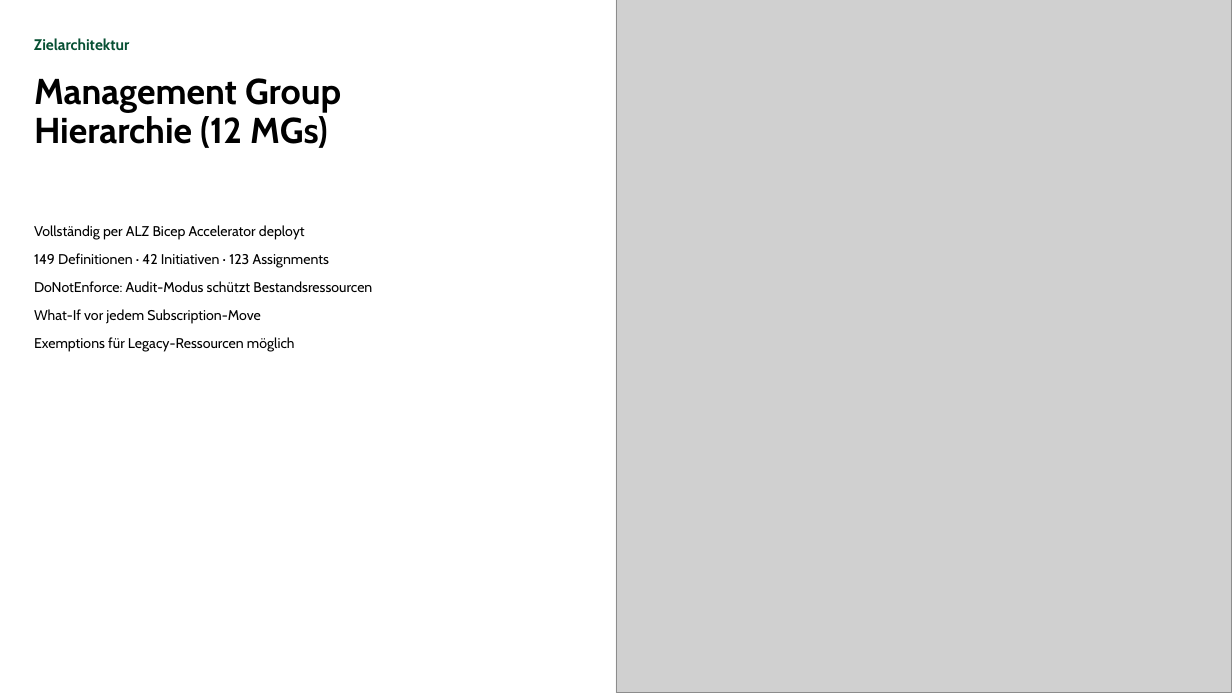
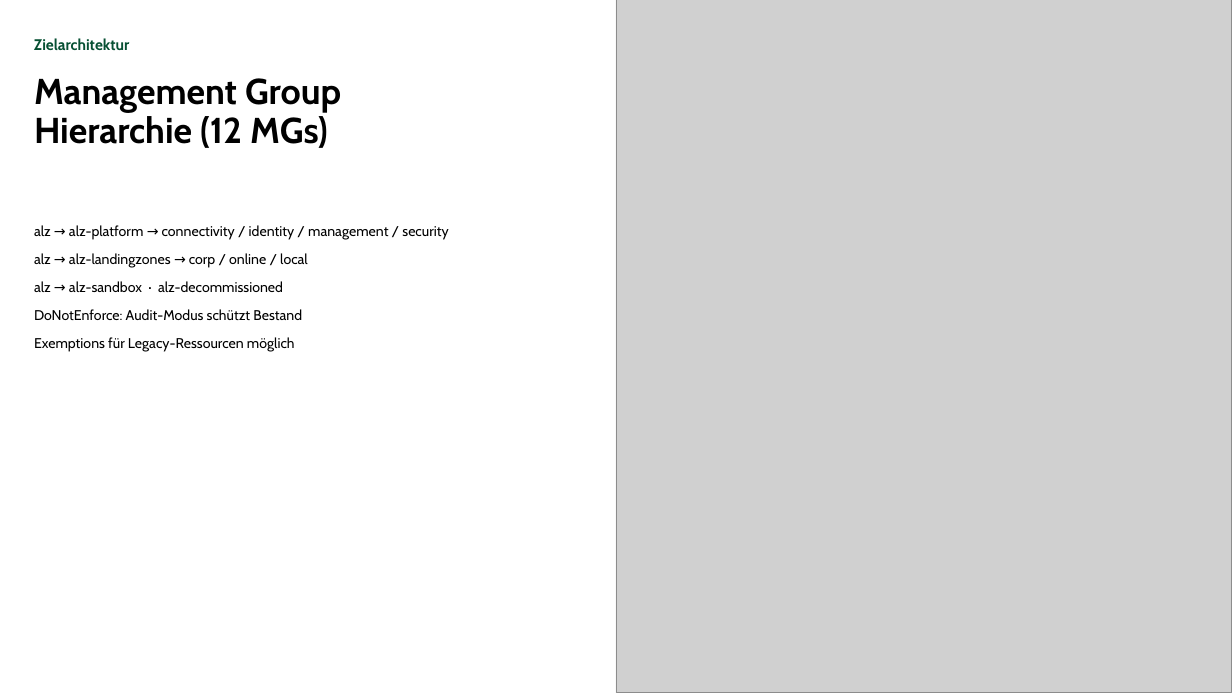
Before and after one commit to YannickBeck/azure-landing-zone, a slide deck: slide 12 of docs/konzept/Powerpoint/Azure-Landing-Zone-Konzept.pptx (slide 13 before the commit). Drawn at 1232x693 pixels with LibreOffice and Linux fonts; fonts in the diff are those of the drawing; grey boxes stand for pictures. Boxes give left, top, right and bottom in pixels: in the first picture for what was removed or moved away, otherwise in the second. Text is boxed around its words. In the diff, an @@ line names an element or a change of style, - is before the commit and + after.

```diff
--- a/docs/konzept/Powerpoint/Azure-Landing-Zone-Konzept.pptx
+++ b/docs/konzept/Powerpoint/Azure-Landing-Zone-Konzept.pptx
@@ text at (x1=34, y1=225, x2=448, y2=320): text changed @@
-Vollständig per ALZ Bicep Accelerator deployt
-149 Definitionen · 42 Initiativen · 123 Assignments
-DoNotEnforce: Audit-Modus schützt Bestandsressourcen
-What-If vor jedem Subscription-Move
+alz → alz-platform → connectivity / identity / management / security
+alz → alz-landingzones → corp / online / local
+alz → alz-sandbox · alz-decommissioned
+DoNotEnforce: Audit-Modus schützt Bestand
```
Also in this commit, not shown: 24 other slides changed, 12 slides added, 17 slides removed, 1 other file.
